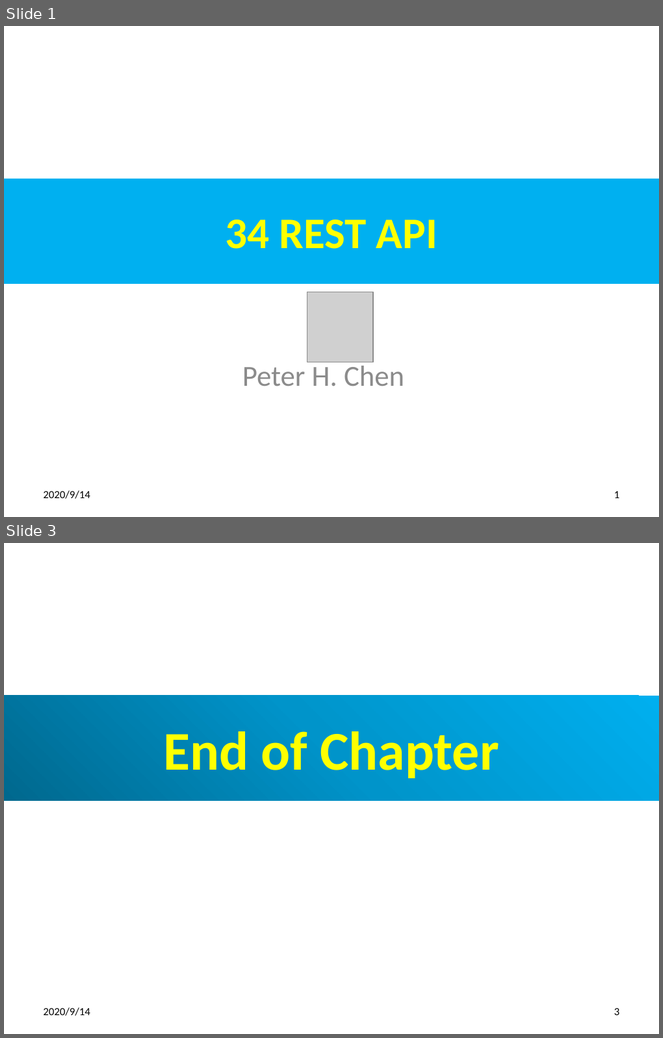
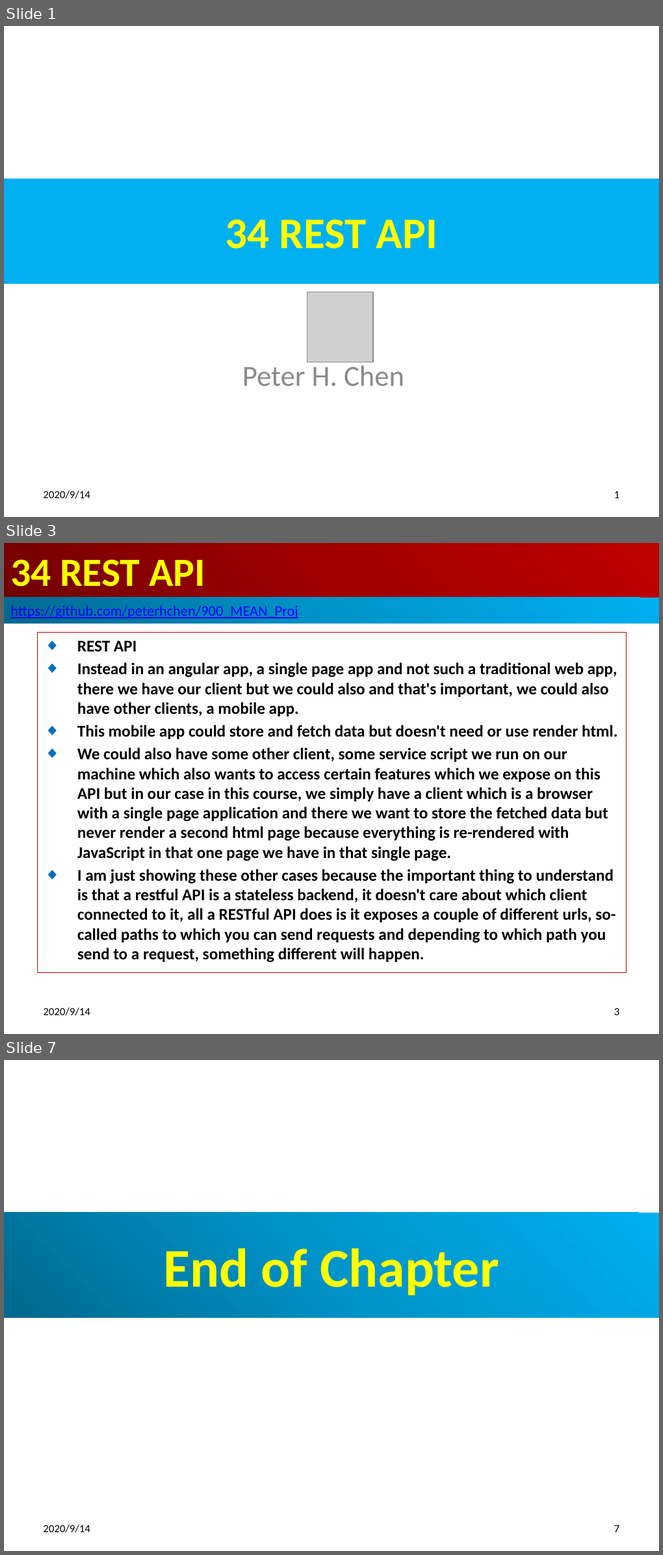
Before and after one commit to peterhchen/900_MEAN_Proj, a slide deck: Sec03_034_RestApi.pptx. Shown one above the other, each under a label of ours: slides 1 and 3 before the commit, slides 1, 3 and 7 after it; the slides between them are not shown. The pictures are 663x1038 and 663x1555 pixels, drawn with LibreOffice and Linux fonts; fonts in the diff are those of the drawing; grey boxes stand for pictures. Boxes give left, top, right and bottom in pixels: in the first picture for what was removed or moved away, otherwise in the second. Text is boxed around its words. In the diff, an @@ line names an element or a change of style, - is before the commit and + after.

```diff
--- a/Sec03_034_RestApi.pptx
+++ b/Sec03_034_RestApi.pptx
@@ slide 3 added at (4,543,659,1034), background #FFFFFF @@
@@ title added at (4,543,659,598), fill gradient #720000 to #A20000 to #C00000, 44 pt, text #FFFF00, bold @@
+34 REST API
@@ rectangle added at (4,598,659,623), fill gradient #00688E to #0094CA to #00B0F0, 16 pt, text #0000FF, underline @@
+https://github.com/peterhchen/900_MEAN_Proj
@@ subtitle added at (37,632,627,973), outline #C00000 0.75 pt, 18 pt, text #000000, bold @@
+◆ REST API
+◆ Instead in an angular app, a single page app and not such a traditional web app, there we have our client but we could also and that's important, we could also have other clients, a mobile app.
+◆ This mobile app could store and fetch data but doesn't need or use render html.
+◆ We could also have some other client, some service script we run on our machine which also wants to access certain features which we expose on this API but in our case in this course, we simply have a client which is a browser with a single page application and there we want to store the fetched data but never render a second html page because everything is re-rendered with JavaScript in that one page we have in that single page.
+◆ I am just showing these other cases because the important thing to understand is that a restful API is a stateless backend, it doesn't care about which client connected to it, all a RESTful API does is it exposes a couple of different urls, so-called paths to which you can send requests and depending to which path you send to a request, something different will happen.
@@ text added at (43,1008,90,1016), 12 pt, text #000000 @@
+2020/9/14
@@ page number added at (614,1008,620,1016), 12 pt, text #000000 @@
+3
@@ what was slide 3 is now slide 7 @@
@@ page number at (614,1525,620,1533): text changed @@
-3
+7
```
Also in this commit, not shown: 1 slide changed, 3 other slides added, 2 other files.
